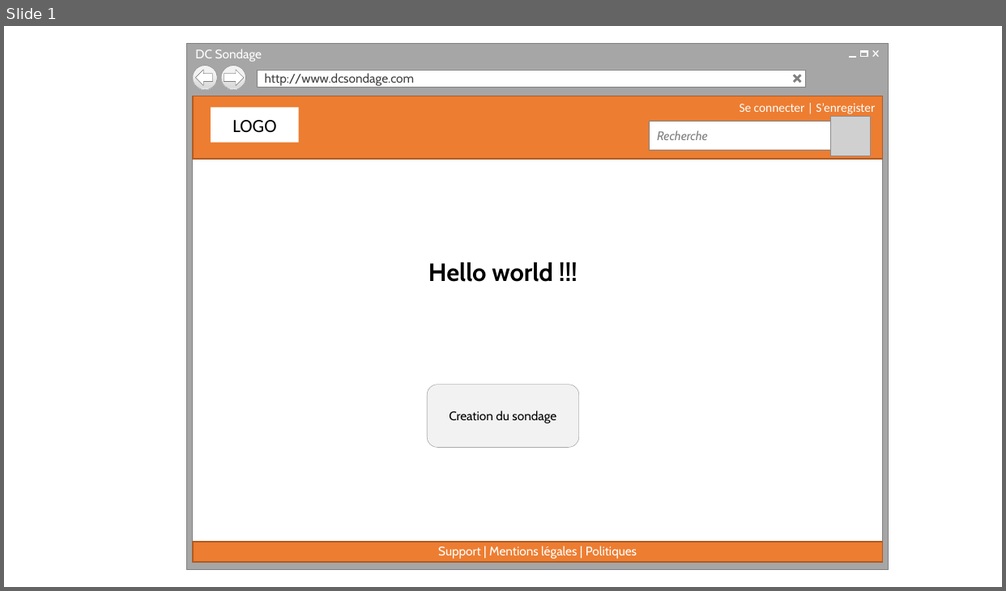
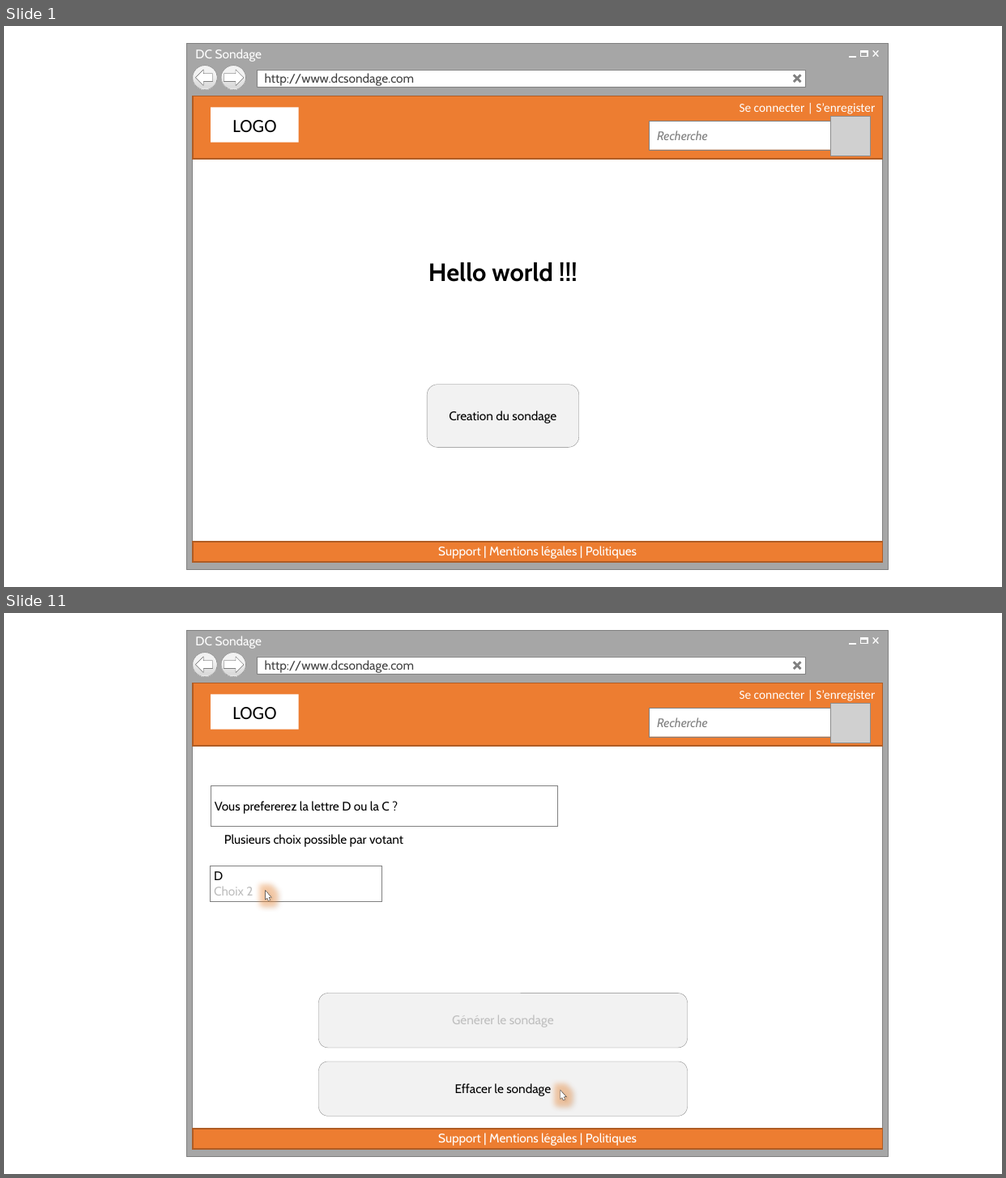
Before and after one commit to cedricbannelier/Projet1, a slide deck: maquetteWeb/maquetteProposition.pptx. Shown one above the other, each under a label of ours: slide 1 before the commit, slides 1 and 11 after it; the slides between them are not shown. The pictures are 1006x591 and 1006x1178 pixels, drawn with LibreOffice and Linux fonts; fonts in the diff are those of the drawing; grey boxes stand for pictures; background and template pictures are left out. Boxes give left, top, right and bottom in pixels: in the first picture for what was removed or moved away, otherwise in the second. Text is boxed around its words. In the diff, an @@ line names an element or a change of style, - is before the commit and + after.

```diff
--- a/maquetteWeb/maquetteProposition.pptx
+++ b/maquetteWeb/maquetteProposition.pptx
@@ slide 11 added at <box>4,613,1002,1174</box>, background #FFFFFF @@
@@ rectangle added at <box>193,683,883,747</box>, fill #ED7D31, outline #AF5C24 1 pt, 12 pt, text #FFFFFF @@
+Se connecter | S’enregister
@@ group added at <box>187,630,889,1157</box>: 6 rectangles, 4 lines, 2 ellipses, 1 text, 1 left arrow, 1 right arrow @@
+DC Sondage
+http://www.dcsondage.com
@@ rectangle added at <box>211,695,298,730</box>, fill #FFFFFF, 18 pt, text #000000 @@
+LOGO
@@ rectangle added at <box>650,708,865,736</box>, fill #FFFFFF, outline #808080 0.25 pt, 12 pt, text #808080, italic @@
+Recherche
@@ picture added at <box>831,704,870,743</box> @@
@@ rectangle added at <box>211,786,557,827</box>, fill #FFFFFF, outline #808080 0.25 pt, 12 pt, text #000000 @@
+Vous prefererez la lettre D ou la C ?
@@ text added at <box>224,834,403,847</box>, 12 pt, text #000000 @@
+Plusieurs choix possible par votant
@@ rectangle added at <box>210,866,381,901</box>, fill #FFFFFF, outline #808080 0.25 pt, 12 pt, text #000000 at 25% opacity @@
+D
+Choix 2
@@ freeform shape added at <box>262,889,272,901</box>, fill #FFFFFF, outline #262626 0.25 pt @@
@@ rounded rectangle added at <box>319,994,688,1048</box>, fill #F2F2F2, outline #808080 0.25 pt, 12 pt, text #BFBFBF @@
+Générer le sondage
@@ rounded rectangle added at <box>319,1063,688,1117</box>, fill #F2F2F2, outline #808080 0.25 pt, 12 pt, text #000000 @@
+Effacer le sondage
@@ freeform shape added at <box>557,1089,567,1101</box>, fill #FFFFFF, outline #262626 0.25 pt @@
@@ rectangle added at <box>193,1129,883,1149</box>, fill #ED7D31, outline #AF5C24 1 pt, 12 pt, text #FFFFFF @@
+Support | Mentions légales | Politiques
```
Also in this commit, not shown: 5 slides changed, 18 other slides added, 2 slides removed, 2 other files.
